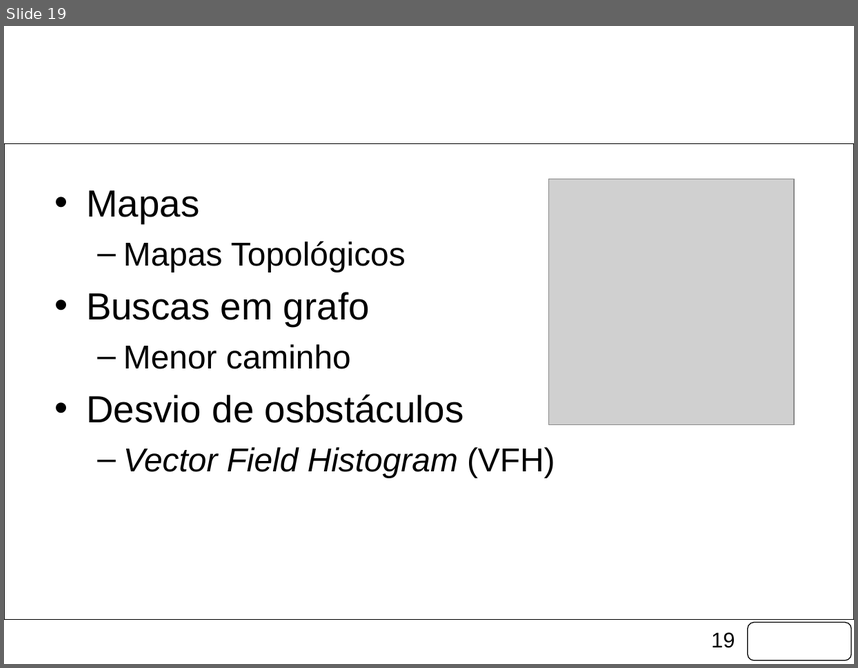
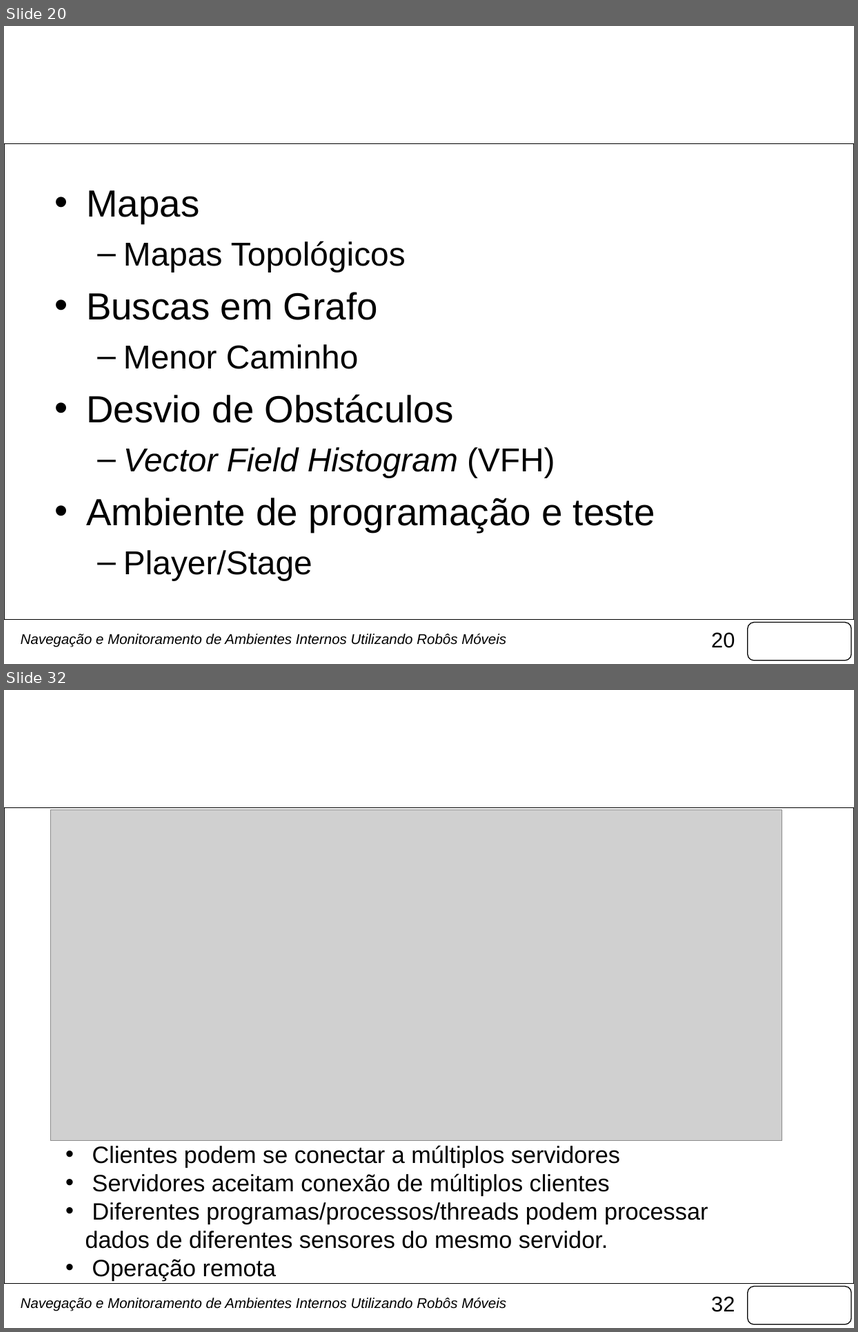
Before and after one commit to fongoses/robo2, a slide deck: documentos/Apresentação Março.pptx. Shown one above the other, each under a label of ours: slide 19 before the commit, slides 20 and 32 after it; the slides between them are not shown. The pictures are 858x668 and 858x1332 pixels, drawn with LibreOffice and Linux fonts; fonts in the diff are those of the drawing; grey boxes stand for pictures; background and template pictures are left out. Boxes give left, top, right and bottom in pixels: in the first picture for what was removed or moved away, otherwise in the second. Text is boxed around its words. In the diff, an @@ line names an element or a change of style, - is before the commit and + after.

```diff
--- a/documentos/Apresentação Março.pptx
+++ b/documentos/Apresentação Março.pptx
@@ slide 32 added at (4,690,854,1328), background picture (left out); not listed: 3 template elements that a slide beside it also shows @@
@@ picture added at (51,810,782,1141) @@
@@ text added at (85,1145,708,1281), 20 pt, text #000000 @@
+• Clientes podem se conectar a múltiplos servidores
+• Servidores aceitam conexão de múltiplos clientes
+• Diferentes programas/processos/threads podem processar
+dados de diferentes sensores do mesmo servidor.
+• Operação remota
@@ title added at (519,1230,608,1248), 44 pt, text #FFFFFF @@
+Modelo Cliente/Servidor
@@ text added at (21,1297,506,1311), 12 pt, text #000000, italic @@
+Navegação e Monitoramento de Ambientes Internos Utilizando Robôs Móveis
@@ what was slide 19 is now slide 20 @@
@@ slide 20 changed as well @@
@@ picture removed at (549,179,795,425) @@
@@ text at (86,292,454,423): text changed @@
-• Buscas em grafo
-  – Menor caminho
-• Desvio de osbstáculos
+• Buscas em Grafo
+  – Menor Caminho
+• Desvio de Obstáculos
@@ text at (86,497,655,580): paragraphs added @@
+• Ambiente de programação e teste
+  – Player/Stage
@@ text added at (21,633,506,647), 12 pt, text #000000, italic @@
+Navegação e Monitoramento de Ambientes Internos Utilizando Robôs Móveis
@@ page number at (711,632,735,648): text changed @@
-19
+20
```
Also in this commit, not shown: 22 other slides changed, 25 other slides added, 5 slides removed, 6 other files.
